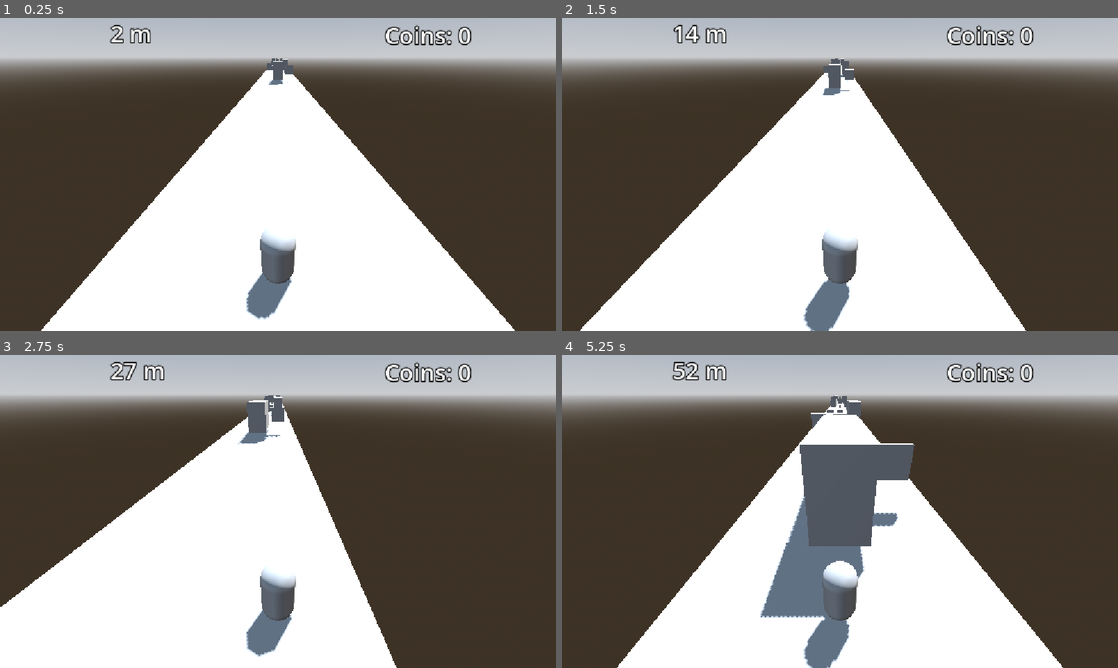
Above: before the commit, frames 1-4 (two rows, left to right).
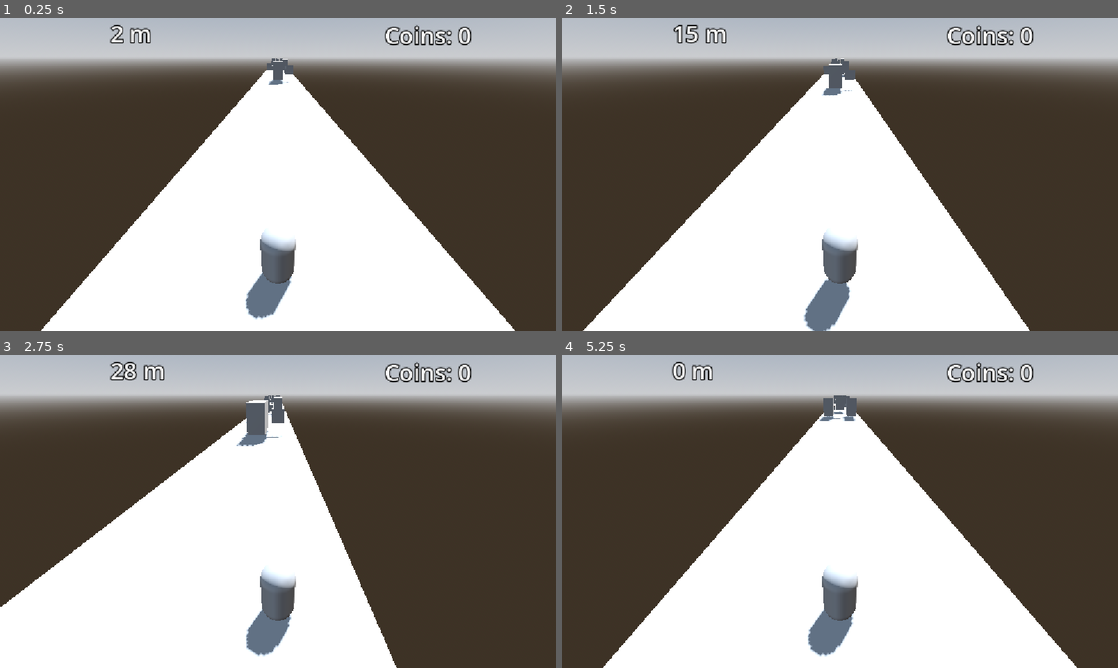
Above: after the commit, the same moments.

Repository: BorjaLia/Runner
Game: Godot game, scene res://scenes/main_game.tscn
The game is run twice, just before and just after one commit, with the same random seed, the same clock (stepped at 60 frames per second) and the same inputs. This scene is started directly instead of the project's main scene.
Inputs:
- Up to frame 1 (0.25 s): no input
- Up to frame 2 (1.5 s): hold Right (move_right) 0.53-1.28 s; tap Down (roll) at 0.6, 1.35 s; tap Up (jump) at 0.77 s; hold Left (move_left) from 1.28 s (still down)
- Up to frame 3 (2.75 s): tap Up (jump) at 1.52 s; release Left (move_left) at 2.03 s; hold Right (move_right) from 2.03 s (still down); tap Down (roll) at 2.1 s
- Up to frame 4 (5.25 s): tap Down (roll) every 0.75 s from 2.85 to 5.1 s; tap Up (jump) at 3.02, 3.77, 4.52 s; release Right (move_right) at 3.53 s; hold Left (move_left) from 3.53 s (still down)

The runs differ from the first frame. In frame 1, less than 0.1% of the frame differs, in the area x 19-81%, y 19-97%; in frame 2, 0.8%; in frame 3, 0.4%; in frame 4, 11%, in the area x 7-93%, y 2-100%.

Commit message:
add dificulty over time

Diff:
--- a/scenes/obstacle_train.tscn
+++ b/scenes/obstacle_train.tscn
@@ -4,7 +4,7 @@
 size = Vector3(2.5, 4, 10)
 
 [sub_resource type="BoxShape3D" id="BoxShape3D_d3fbx"]
-size = Vector3(2.5, 4, 10)
+size = Vector3(2.5, 5, 10)
 
 [node name="ObstacleTrain" type="StaticBody3D" groups=["obstacle"]]
 
@@ -13,5 +13,5 @@
 mesh = SubResource("BoxMesh_h4ej4")
 
 [node name="CollisionShape3D" type="CollisionShape3D" parent="."]
-transform = Transform3D(1, 0, 0, 0, 1, 0, 0, 0, 1, 0, 2, 0)
+transform = Transform3D(1, 0, 0, 0, 1, 0, 0, 0, 1, 0, 1.5, 0)
 shape = SubResource("BoxShape3D_d3fbx")
--- a/scripts/LevelGenerator.gd
+++ b/scripts/LevelGenerator.gd
@@ -5,6 +5,10 @@
 var segment_length: float = 20.0
 var amount_to_spawn: int = 15
 var spawn_z: float = 0.0
+
+var segments_spawned: int = 0
+var speed_increase_interval: int = 10
+var max_speed: float = 25.0
 
 @onready var player: CharacterBody3D = $Player
 
@@ -30,3 +34,9 @@
 		segment.spawn_items()
 
 	spawn_z -= segment_length
+
+	segments_spawned += 1
+	if segments_spawned % speed_increase_interval == 0:
+		if Global.speed < max_speed:
+			Global.increase_speed()
+			print("Speed Up! New Speed: ", Global.speed)
--- a/scripts/playerController.gd
+++ b/scripts/playerController.gd
@@ -24,7 +24,8 @@
 	velocity.z = -Global.speed
 
 	velocity.x = 0
-	position.x = move_toward(position.x, target_x, lane_speed * delta)
+	var dynamic_lane_speed = lane_speed * (Global.speed / Global.initial_speed)
+	position.x = move_toward(position.x, target_x, dynamic_lane_speed * delta)
 
 	move_and_slide()
 
@@ -38,8 +39,14 @@
 
 		if collider.is_in_group("obstacle"):
 			var normal = collision.get_normal()
+
 			if normal.z > 0.5:
 				game_over()
+
+			elif abs(normal.x) > 0.5:
+				var bounce_dir = sign(normal.x)
+
+				change_lane(int(bounce_dir))
 
 func _handle_input() -> void:
 	if Input.is_action_just_pressed("move_left"):
@@ -65,12 +72,10 @@
 
 func start_roll() -> void:
 	if is_rolling: return
-
 	is_rolling = true
 
 	col_stand.disabled = true
 	col_roll.disabled = false
-
 	visuals.scale.y = 0.5
 
 	await get_tree().create_timer(1.0).timeout
@@ -82,7 +87,6 @@
 	is_rolling = false
 	col_stand.disabled = false
 	col_roll.disabled = true
-
 	visuals.scale.y = 1.0
 
 func game_over() -> void:
